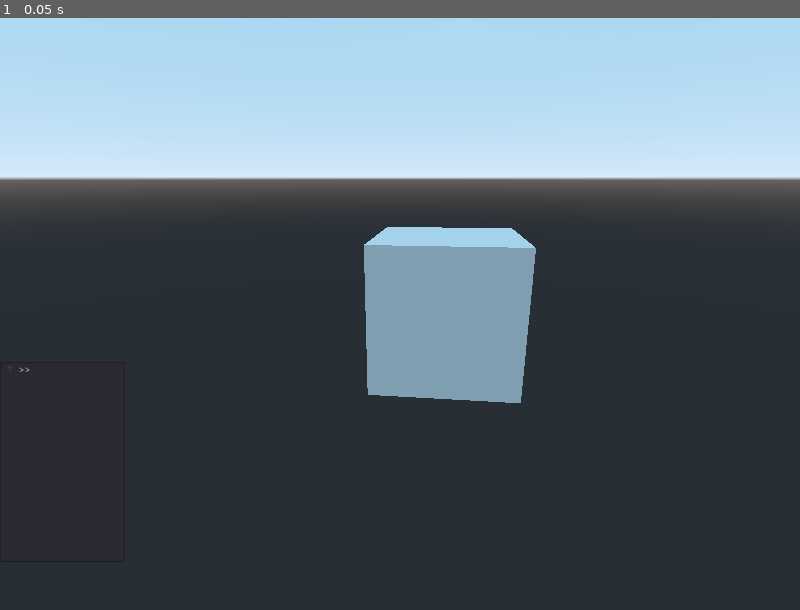
Above: before the commit, frame 1.
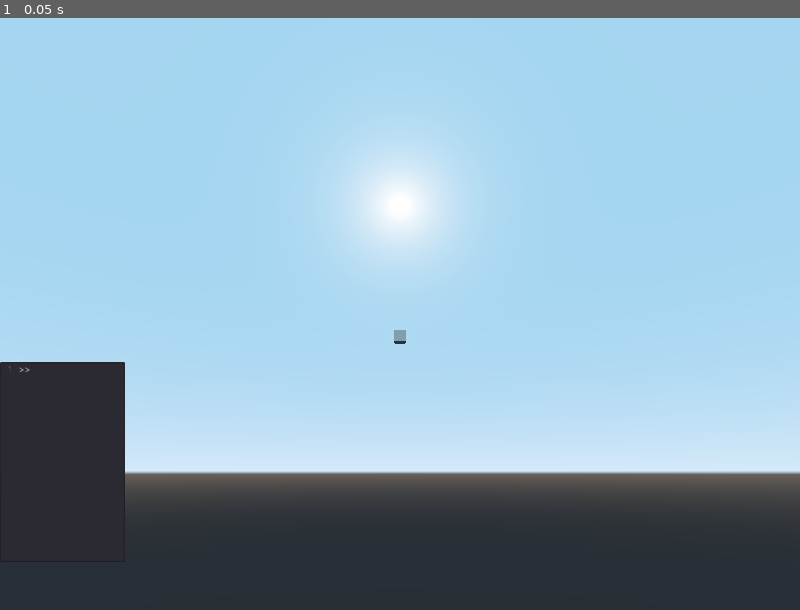
Above: after the commit, the same moment.

Repository: RudyFisher7/Terminal
Game: Godot game, scene res://Main.tscn
Same seed, same stepped clock (60 frames per second), same inputs: the game is played once before the commit and once after it.
Inputs:
- Up to frame 1 (0.05 s): no input

The runs differ from the first frame. In frame 1, 57% of the frame differs, in the area x 0-100%, y 15-82%.

Commit message:
Implemented a command to set the position of the sun in the game world for testing purposes and proof of concept. Refactored cmds into their own .gd class and started implementing high-level validation.

Diff:
--- /dev/null
+++ b/Commands.gd
@@ -0,0 +1,58 @@
+extends Reference
+
+# TODO
+#####################################################################
+# Encapsulates a "database" of all commands in the game and their
+# validation.
+#####################################################################
+
+class_name Commands
+
+const cmd_errors : Dictionary = {
+	0:"Cmd sent successfully.",
+	1:"Invalid command: - ",
+	2:"Arguments wrong type: - ",
+	3:"Wrong number of arguments: - ",
+}
+
+var cmds : Dictionary = {
+	"ls":funcref(self, "_validate_ls"), # List all game objects, maybe arg "-p" could be list all
+		  # people
+	"ps":funcref(self, "_validate_ps"), # Lists all the running machines in the world
+	"pkill":funcref(self, "_validate_ps"), # Kills all running machines in the world
+			 # (options: <name of machine>)
+	"cd":funcref(self, "_validate_ps"),
+	"hi":funcref(self, "_validate_hi"),
+	"quit":funcref(self, "_validate_quit"),
+	"mv":funcref(self, "_validate_ps"),
+	"sky":funcref(self, "_validate_sky"),
+}
+
+
+func validate_cmd(cmd) -> String:
+	var cmd_error : String = cmd_errors[0]
+	if cmd[0] in cmds.keys():
+		var func_ref : FuncRef = cmds[cmd[0]]
+		if func_ref.is_valid():
+			cmd_error = func_ref.call_func(cmd)
+	return cmd_error
+
+
+func _validate_ls(cmd) -> String:
+	return ""
+
+
+func _validate_ps(cmd) -> String:
+	return ""
+
+
+func _validate_hi(cmd) -> String:
+	return ""
+
+
+func _validate_sky(cmd) -> String:
+	return ""
+
+
+func _validate_quit(cmd) -> String:
+	return ""
--- a/Main.tscn
+++ b/Main.tscn
@@ -1,10 +1,16 @@
-[gd_scene load_steps=3 format=2]
+[gd_scene load_steps=5 format=2]
 
 [ext_resource path="res://Terminal.tscn" type="PackedScene" id=1]
+[ext_resource path="res://default_env.tres" type="Environment" id=2]
+[ext_resource path="res://Sky.gd" type="Script" id=3]
 
 [sub_resource type="CubeMesh" id=1]
 
-[node name="Spatial" type="Spatial"]
+[node name="Main" type="Spatial"]
+
+[node name="WorldEnvironment" type="WorldEnvironment" parent="."]
+environment = ExtResource( 2 )
+script = ExtResource( 3 )
 
 [node name="Terminal" parent="." instance=ExtResource( 1 )]
 
@@ -13,4 +19,4 @@
 material/0 = null
 
 [node name="Camera" type="Camera" parent="."]
-transform = Transform( 0.993611, -0.0344997, 0.107454, 0, 0.952129, 0.305695, -0.112856, -0.303742, 0.946047, 0, 1.75835, 5.97364 )
+transform = Transform( 1, 0, 0, 0, 0.936415, -0.350894, 0, 0.350894, 0.936415, 0, -23.0234, 73.5603 )
--- /dev/null
+++ b/Sky.gd
@@ -0,0 +1,26 @@
+extends WorldEnvironment
+
+# TODO
+#####################################################################
+# Singleton that keeps track of all high-level properties of the
+# game world. Is also able to manipulate those properties through
+# signals which other nodes must subscribe to.
+#####################################################################
+
+
+func _ready():
+	var sig : String = "sky_changed"
+	var method : String = "_on_WorldManager_sky_changed"
+	WorldManager.connect(sig, self, method)
+
+
+func _on_WorldManager_sky_changed(cmd) -> void:
+	match cmd[1]:
+		"sun":
+			_set_sun_latitude(float(cmd[2]))
+
+
+func _set_sun_latitude(latitude : float) -> void:
+	var sky : Sky = get_environment().background_sky
+	sky.sun_latitude = latitude
+	print("sun lat: " + String(sky.sun_latitude))
--- a/Terminal.gd
+++ b/Terminal.gd
@@ -15,6 +15,8 @@
 
 const prompt : String = ">>"
 
+
+# TODO: use Commands.gd instead
 var cmds : Array = [
 	"ls", # List all game objects, maybe arg "-p" could be list all
 		  # people
@@ -25,7 +27,7 @@
 	"hi",
 	"quit",
 	"mv",
-	"ls",
+	"sky",
 	"ls",
 	"ls",
 ]
@@ -47,12 +49,13 @@
 func _connect_cmd_signal_to_world_manager() -> void:
 	var sig : String = "cmd_executed"
 	var method : String = "_on_Terminal_cmd_executed"
-	WorldManager.connect(sig, self, method)
+	var err = connect(sig, WorldManager, method)
 
 
 func _add_cmds_to_keywords() -> void:
 	terminal.add_keyword_color("hi", Color.royalblue);
 	terminal.add_keyword_color("quit", Color.firebrick);
+	terminal.add_keyword_color("sky", Color.skyblue);
 
 
 func _parse_cmd_and_args() -> void:
--- a/WorldManager.gd
+++ b/WorldManager.gd
@@ -6,6 +6,8 @@
 # game world. Is also able to manipulate those properties through
 # signals which other nodes must subscribe to.
 #####################################################################
+
+signal sky_changed(cmd)
 
 
 # Called when the node enters the scene tree for the first time.
@@ -19,4 +21,6 @@
 
 
 func _on_Terminal_cmd_executed(cmd) -> void:
-	pass
+	match cmd[0]:
+		"sky":
+			emit_signal("sky_changed", cmd)
--- a/project.godot
+++ b/project.godot
@@ -7,6 +7,16 @@
 ;   param=value ; assign values to parameters
 
 config_version=4
+
+_global_script_classes=[ {
+"base": "Reference",
+"class": "Commands",
+"language": "GDScript",
+"path": "res://Commands.gd"
+} ]
+_global_script_class_icons={
+"Commands": ""
+}
 
 [application]
 
